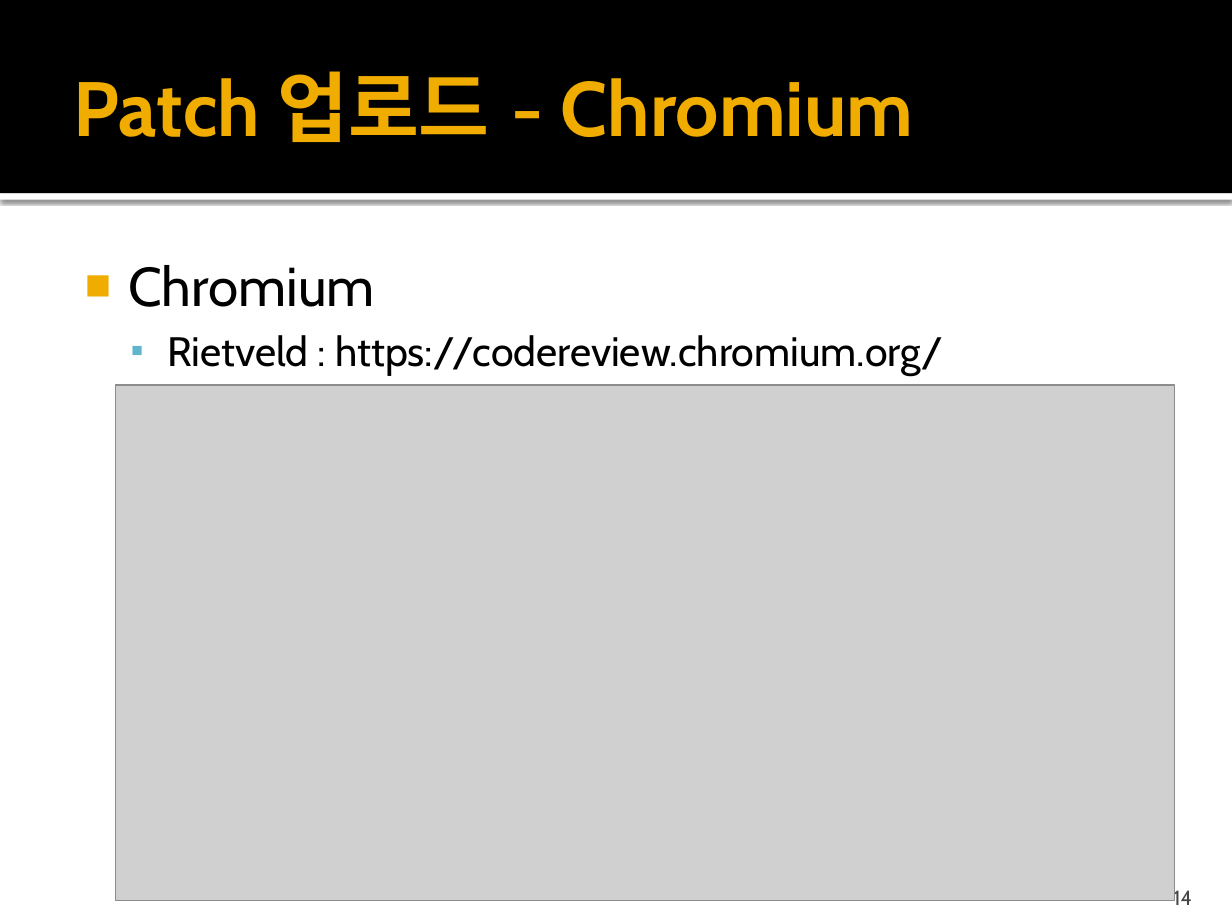
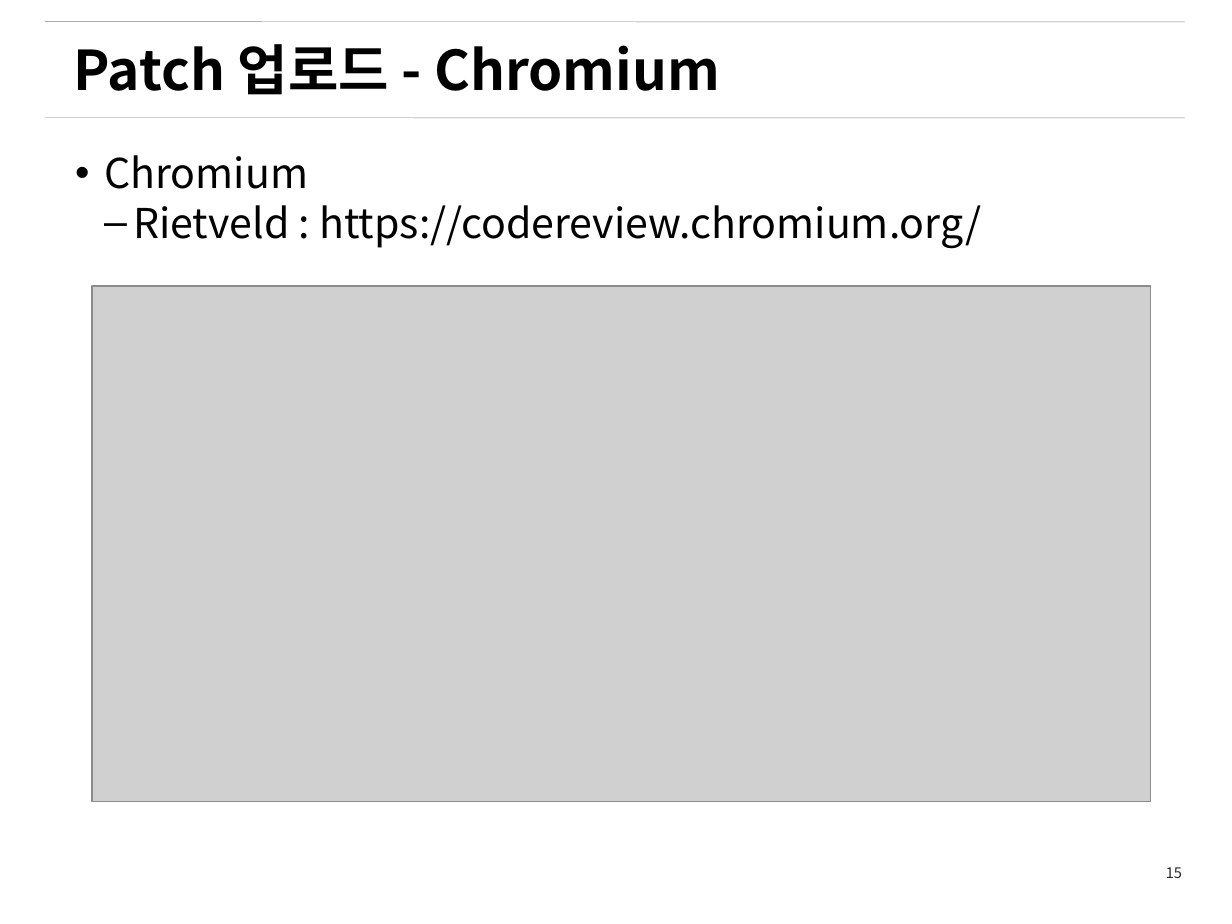
Before and after one commit to Gyuyoung/document, a slide deck: slide 15 of WebKitChromiumContributionProcess.pptx (slide 14 before the commit). Drawn at 1232x924 pixels with LibreOffice and Linux fonts; fonts in the diff are those of the drawing; grey boxes stand for pictures; background and template pictures are left out. Boxes give left, top, right and bottom in pixels: in the first picture for what was removed or moved away, otherwise in the second. Text is boxed around its words. In the diff, an @@ line names an element or a change of style, - is before the commit and + after.

```diff
--- a/WebKitChromiumContributionProcess.pptx
+++ b/WebKitChromiumContributionProcess.pptx
@@ rectangle removed at (x1=0, y1=0, x2=1232, y2=193) @@
@@ line added from (44, 22) to (1185, 22), #808080 0.26 pt @@
@@ text "Patch 업로드 - Chromium" at (x1=74, y1=44, x2=720, y2=95): size 45 to 32 pt, font Cabin to Noto Sans CJK KR, text colour #F0AD00 to #000000 @@
@@ line added from (44, 118) to (1185, 118), #808080 0.26 pt @@
@@ text "Chromium" moved from (x1=128, y1=265, x2=943, y2=376) to (x1=104, y1=155, x2=981, y2=249) @@
@@ text "Chromium" at (x1=104, y1=155, x2=981, y2=249): size 32 to 24 pt in "Chromium"; font Cabin to Noto Sans CJK KR; bullet ■ to •; bullet ▪ to –; less space between paragraphs @@
@@ rectangle removed at (x1=0, y1=193, x2=1232, y2=200) @@
@@ picture moved from (x1=116, y1=384, x2=1174, y2=899) to (x1=92, y1=286, x2=1151, y2=801) @@
@@ page number added at (x1=1166, y1=867, x2=1182, y2=878), 8.5 pt, text #262626 @@
+15
@@ page number removed at (x1=1173, y1=888, x2=1192, y2=905) @@
-14
```
Also in this commit, not shown: 18 other slides changed, 6 slides added, 1 slide removed.
